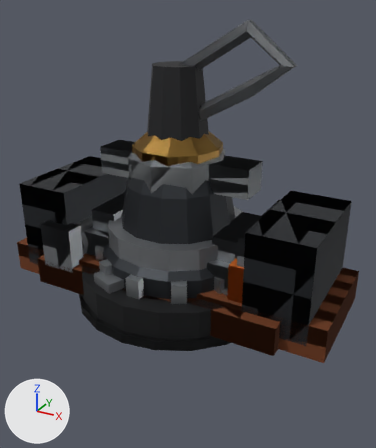
The glTF model public/models/machines/hardware.glb, before and after one commit.
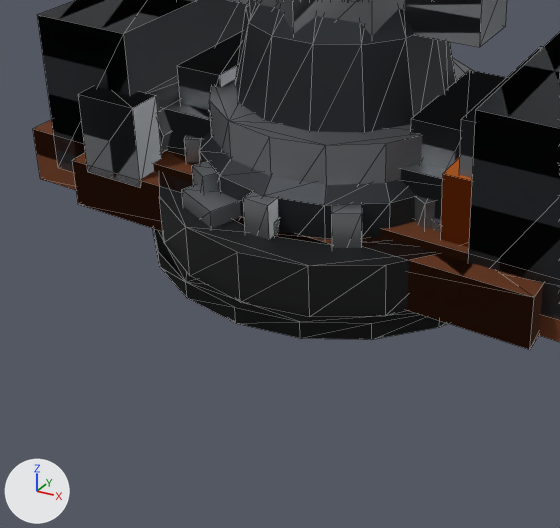
Each version is shown whole from a 50 mm camera at (0.1057, -0.1834, 0.1226) aimed at (0.0016, 0.0059, 0.0279), then close up on the part from 0% to 77% of the width and 39% to 100% of the height. Arrows for +X, +Y and +Z are at lower left; the lights stay in place. The older version's two pictures come first. The close-ups show mesh edges as thin lines. Vertices at exactly the same position are counted once.

Objects in the first close-up: 'BoltA_Spin', 'BoltB', 'ClampB', 'ClampB_Spin', 'LatchB', 'LatchB_Spin', 'PinB', 'Plug', 'Socket' and 1 more.
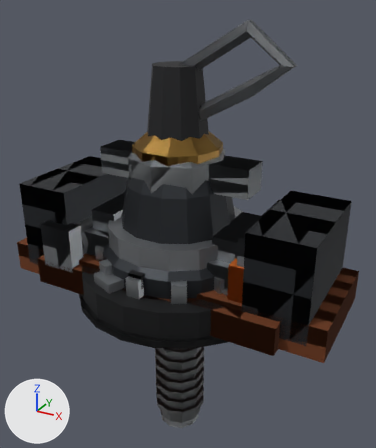
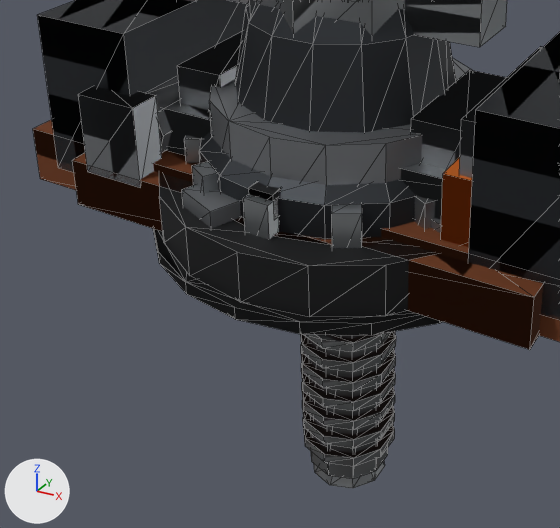
Where the change shows, as pixel boxes (x1, y1, x2, y2) in the close-ups (560 x 528 px; the box of a moved part takes in the faces that stretch with it):
'BoltA_Spin', reshaped, moved (mostly hidden before): before (274, 220, 279, 234); after (300, 331, 396, 488)
'BoltB_Spin', reshaped, moved (not visible before): after (249, 182, 281, 220)
part 1 of me_bolta_spin, moved or reshaped (not visible afterwards): before (274, 220, 279, 234)
part 2 of me_bolta_spin, added: after (308, 334, 389, 479)
part 3 of me_bolta_spin, added: after (303, 418, 395, 466)
part 4 of me_bolta_spin, added: after (302, 400, 395, 448)
part 5 of me_bolta_spin, added: after (302, 383, 395, 429)
part 6 of me_bolta_spin, added: after (301, 363, 396, 411)
part 7 of me_bolta_spin, added: after (301, 346, 396, 391)
part 8 of me_bolta_spin, added: after (300, 331, 396, 372)
part 9 of me_bolta_spin, added: after (303, 332, 391, 352)
part 10 of me_bolta_spin, added: after (314, 461, 385, 488)

Patch to the scene script:
```diff
--- a/public/models/machines/hardware.glb.py
+++ b/public/models/machines/hardware.glb.py
@@ me_bolta_spin @@
 # used by ob_bolta_spin; location = (0.0, 0.0, 0.005)
-me_bolta_spin.from_pydata(...)  # 43 vertices, 74 faces; spans x -0.0304..0.0304, y -0.035..0.035, z -0.005..0.0165
+me_bolta_spin.from_pydata(...)  # 363 vertices, 654 faces; spans x -0.037..0.037, y -0.037..0.037, z -0.079..0.028
+# me_bolta_spin part 1: the loose piece of 8 vertices spanning x -0.003..0.003, y -0.035..0.035, z 0.004..0.01 is moved by (0.0, 0.0, 0.0115)
+# me_bolta_spin part 2: a new loose piece, a 10-sided cylinder along z spanning x -0.0102..0.0102, y -0.0108..0.0108, z -0.075..0.0015, in mat_steel (grey #a4a8ab)
+# me_bolta_spin part 3: a new loose piece, a 10-sided cylinder along z spanning x -0.0119..0.0119, y -0.0125..0.0125, z -0.069..-0.0663, in mat_steel (grey #a4a8ab)
+# me_bolta_spin part 4: a new loose piece, a 10-sided cylinder along z spanning x -0.0119..0.0119, y -0.0125..0.0125, z -0.063..-0.0603, in mat_steel (grey #a4a8ab)
+# me_bolta_spin part 5: a new loose piece, a 10-sided cylinder along z spanning x -0.0119..0.0119, y -0.0125..0.0125, z -0.057..-0.0543, in mat_steel (grey #a4a8ab)
+# me_bolta_spin part 6: a new loose piece, a 10-sided cylinder along z spanning x -0.0119..0.0119, y -0.0125..0.0125, z -0.051..-0.0483, in mat_steel (grey #a4a8ab)
+# me_bolta_spin part 7: a new loose piece, a 10-sided cylinder along z spanning x -0.0119..0.0119, y -0.0125..0.0125, z -0.045..-0.0423, in mat_steel (grey #a4a8ab)
+# me_bolta_spin part 8: a new loose piece, a 10-sided cylinder along z spanning x -0.0119..0.0119, y -0.0125..0.0125, z -0.039..-0.0363, in mat_steel (grey #a4a8ab)
+# me_bolta_spin part 9: a new loose piece, a 10-sided cylinder along z spanning x -0.0119..0.0119, y -0.0125..0.0125, z -0.033..-0.0303, in mat_steel (grey #a4a8ab)
+# me_bolta_spin part 10: a new loose piece, a 10-sided cut cone along z (radius 0.01 at the low end, 0.0075 at the high end) spanning x -0.0095..0.0095, y -0.01..0.01, z -0.079..-0.075, in mat_steel (grey #a4a8ab)
+# other edits to the shape of me_bolta_spin do not show in these pictures
 me_bolta_spin.materials.append(mat_zinc)
 me_bolta_spin.materials.append(mat_dark)
+me_bolta_spin.materials.append(mat_oxide)  # dark grey #34373b
+me_bolta_spin.materials.append(mat_steel)  # grey #a4a8ab
@@ me_boltb_spin @@
 # used by ob_boltb_spin; location = (0.0, 0.0, 0.005)
-me_boltb_spin.from_pydata(...)  # 43 vertices, 74 faces; spans x -0.0304..0.0304, y -0.035..0.035, z -0.005..0.0165
+me_boltb_spin.from_pydata(...)  # 363 vertices, 654 faces; spans x -0.037..0.037, y -0.037..0.037, z -0.079..0.028
+# me_boltb_spin part 11: the loose piece of 8 vertices spanning x -0.003..0.003, y -0.035..0.035, z 0.004..0.01 is moved by (0.0, 0.0, 0.0115)
+# other edits to the shape of me_boltb_spin do not show in these pictures
 me_boltb_spin.materials.append(mat_rust)
@@ ob_bolta_spin @@
 ob_bolta_spin = bpy.data.objects.new('BoltA_Spin', me_bolta_spin)
-ob_bolta_spin.location = (0.0, 0.0, 0.005)
+ob_bolta_spin.location = (0.0, 0.0, 0.0)
@@ ob_boltb_spin @@
 ob_boltb_spin = bpy.data.objects.new('BoltB_Spin', me_boltb_spin)
-ob_boltb_spin.location = (0.0, 0.0, 0.005)
+ob_boltb_spin.location = (0.0, 0.0, 0.0)
```
